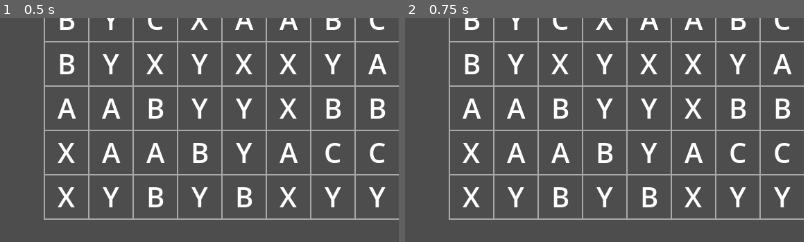
Above: before the commit, frames 1-2 (left to right).
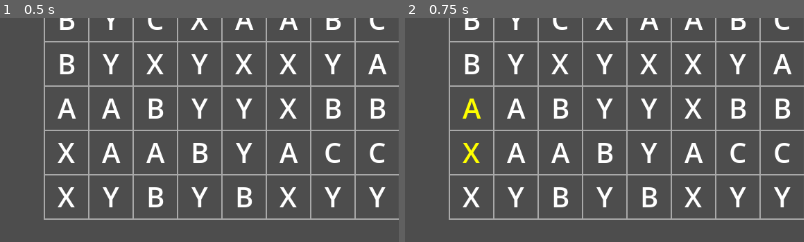
Above: after the commit, the same moments.

Repository: fehudma/godot_projects
Game: Godot game, scene res://Scenes/game.tscn
The game is run twice, just before and just after one commit, with the same random seed, the same clock (stepped at 60 frames per second) and the same inputs.
Inputs:
- Up to frame 1 (0.5 s): no input
- Up to frame 2 (0.75 s): click "Hint" at 0.5 s
The pictures show only the part of the screen within x 0-50%, y 44-94%; the shares and areas given below are measured in that part.

Frame 1 is identical in both runs. In frame 2, 0.4% of the frame differs, in the area x 14-20%, y 35-65%.

Commit message:
Hint button yellows a match

Diff:
--- a/Scenes/board.gd
+++ b/Scenes/board.gd
@@ -577,7 +577,15 @@
 
 func _on_hint_button_pressed() -> void:
 	var possible_move: Array[Vector2i] = find_possible_move()
-	print(possible_move)
+
+	if possible_move.is_empty():
+		return
+
+	var first_piece: Piece = grid[possible_move[0].x][possible_move[0].y]
+	var second_piece: Piece = grid[possible_move[1].x][possible_move[1].y]
+
+	first_piece.set_selected(true)
+	second_piece.set_selected(true)
 
 func _on_test_button_pressed() -> void:
 	#collapse_column(0)
